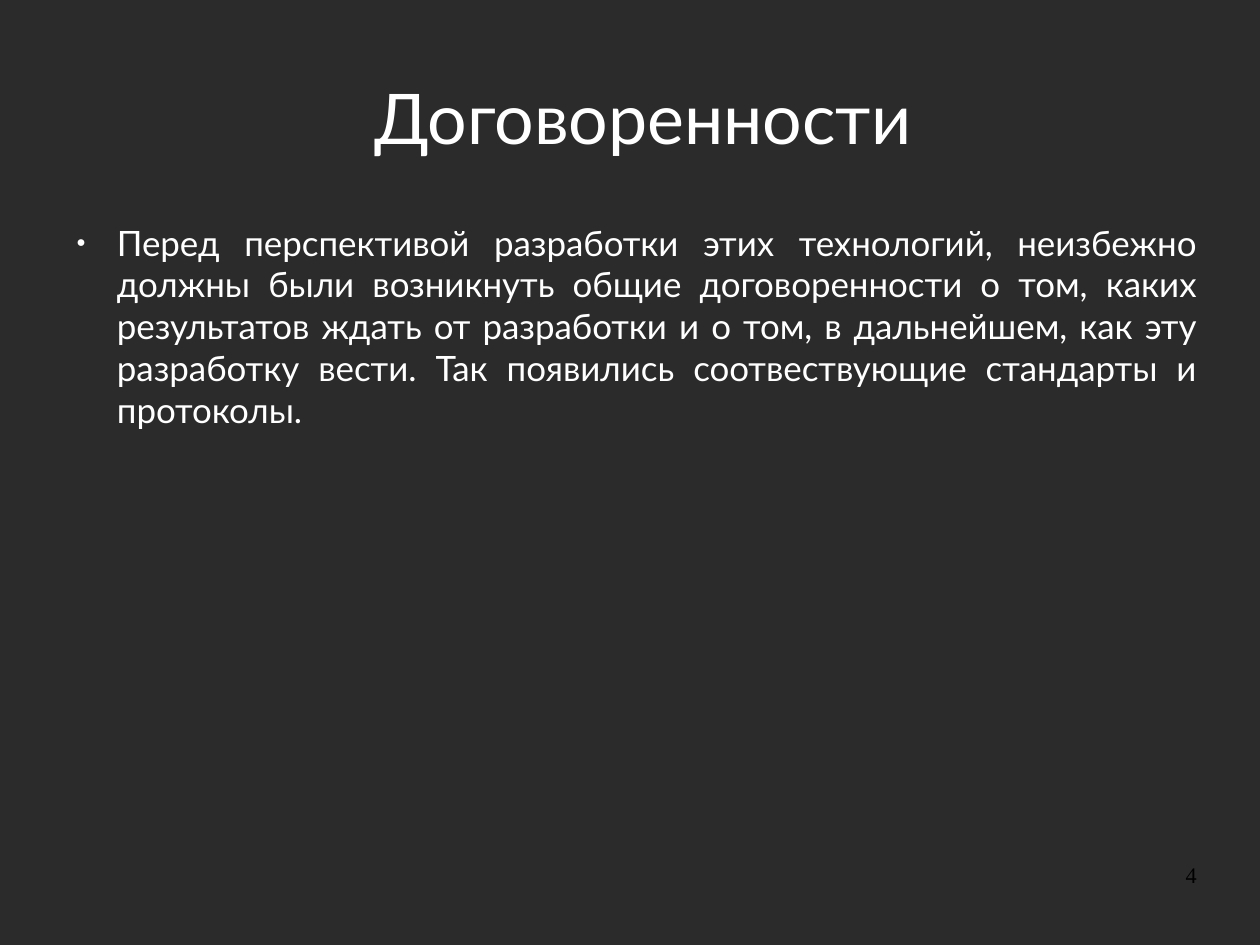
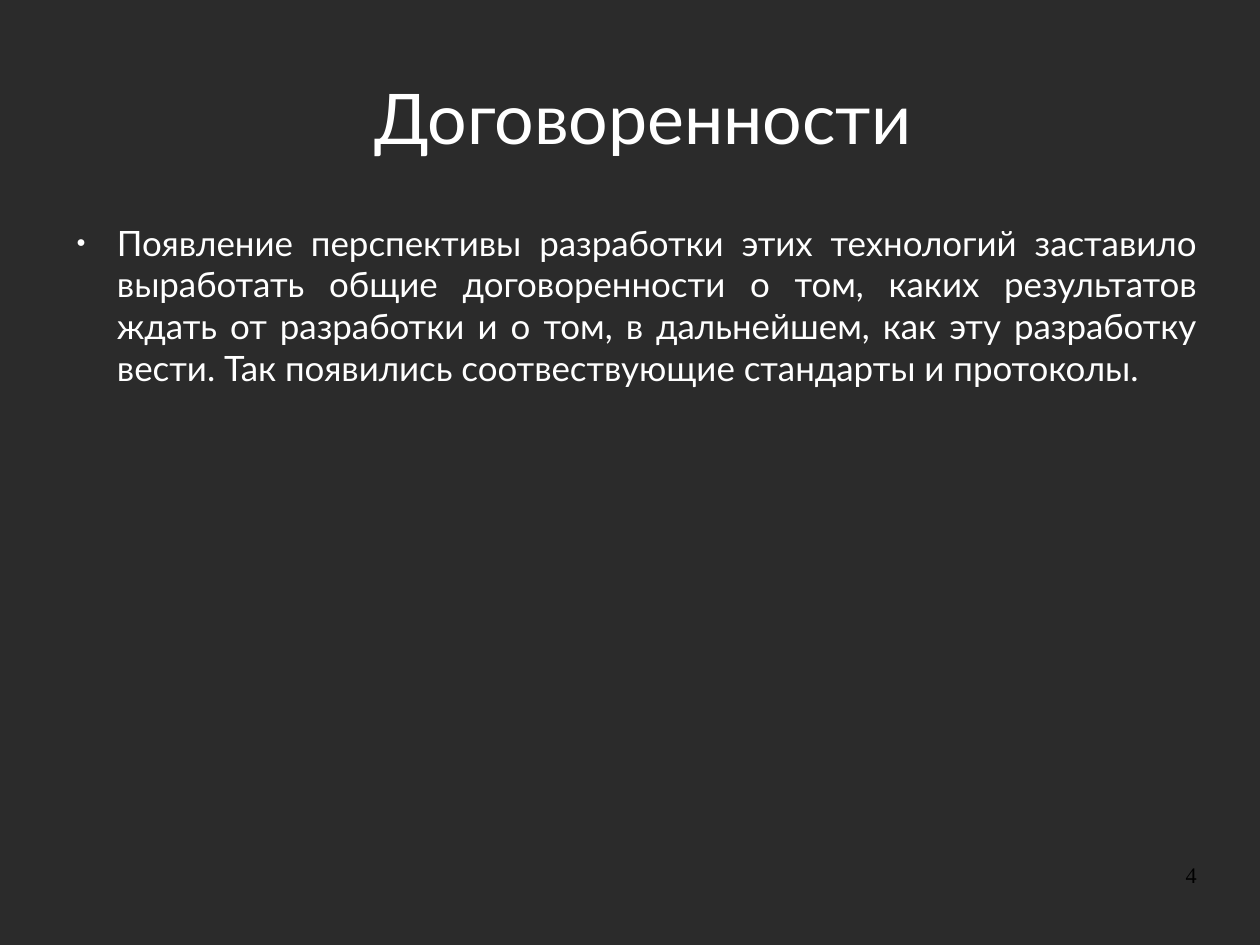
Before and after one commit to aeremenok/a-team-777, a slide deck: slide 4 of 10/smm/doc/eav_wireless.odp. Drawn at 1260x945 pixels with LibreOffice and Linux fonts; fonts in the diff are those of the drawing; background and template pictures are left out; a plain dark background stands for a picture behind light text. Boxes give left, top, right and bottom in pixels: in the first picture for what was removed or moved away, otherwise in the second. Text is boxed around its words. In the diff, an @@ line names an element or a change of style, - is before the commit and + after.

```diff
--- a/10/smm/doc/eav_wireless.odp
+++ b/10/smm/doc/eav_wireless.odp
@@ text at bbox=[117, 231, 1197, 387]: text changed @@
-● Перед перспективой разработки этих технологий, неизбежно должны были возникнуть общие договоренности о том, каких результатов ждать от разработки и о том, в дальнейшем, как эту разработку вести. Так появились соотвествующие стандарты и протоколы.
+● Появление перспективы разработки этих технологий заставило выработать общие договоренности о том, каких результатов ждать от разработки и о том, в дальнейшем, как эту разработку вести. Так появились соотвествующие стандарты и протоколы.
```
Also in this commit, not shown: 7 other slides changed, 1 slide removed.
